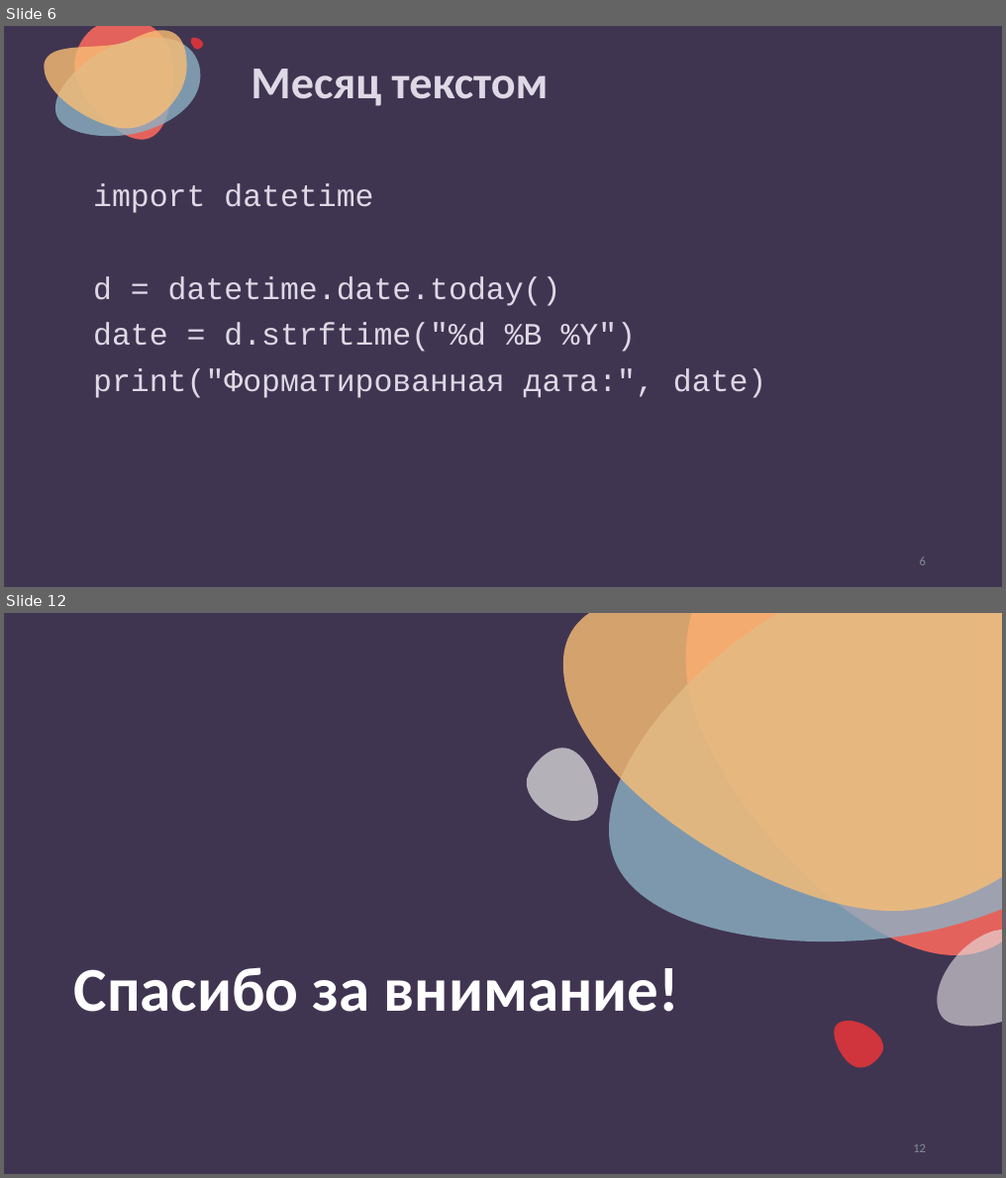
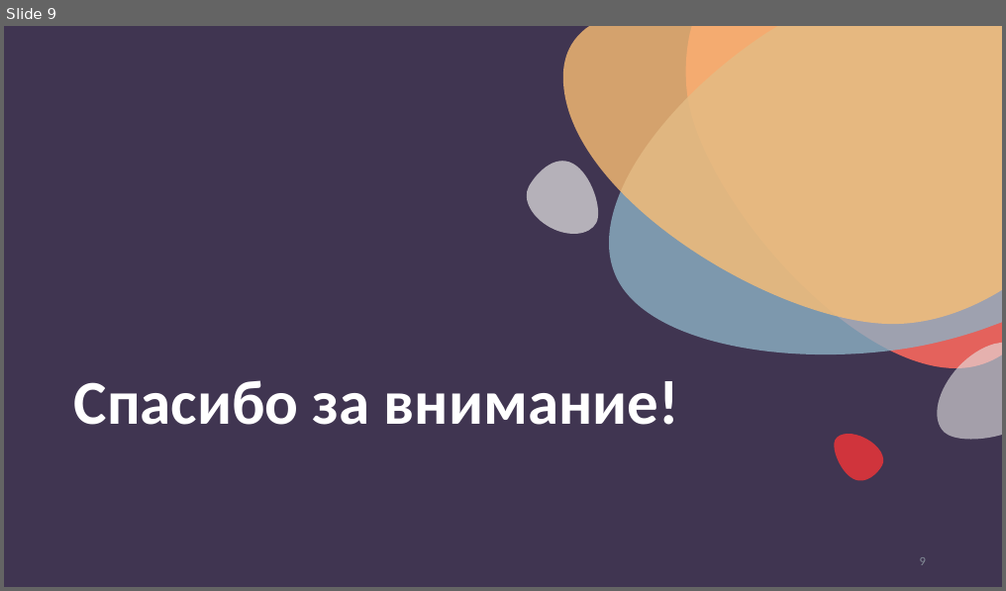
Before and after one commit to nesrv/python-for-odin.study, a slide deck: m4-1-Работа-с-датой-и-временем/Работа+с+датой+и+временем.pptx. Shown one above the other, each under a label of ours: slides 6 and 12 before the commit, slide 9 after it; the slides between them are not shown. The pictures are 1006x1178 and 1006x591 pixels, drawn with LibreOffice and Linux fonts; fonts in the diff are those of the drawing. Boxes give left, top, right and bottom in pixels: in the first picture for what was removed or moved away, otherwise in the second. Text is boxed around its words. In the diff, an @@ line names an element or a change of style, - is before the commit and + after.

```diff
--- a/m4-1-Работа-с-датой-и-временем/Работа+с+датой+и+временем.pptx
+++ b/m4-1-Работа-с-датой-и-временем/Работа+с+датой+и+временем.pptx
@@ slide 6 removed at (x1=4, y1=26, x2=1002, y2=587), background #403551 @@
@@ freeform shape removed at (x1=44, y1=31, x2=187, y2=129) @@
@@ freeform shape removed at (x1=55, y1=37, x2=201, y2=136) @@
@@ freeform shape removed at (x1=74, y1=26, x2=172, y2=140) @@
@@ freeform shape removed at (x1=190, y1=37, x2=202, y2=49) @@
@@ title removed at (x1=251, y1=69, x2=548, y2=106) @@
-Месяц текстом
@@ freeform shape removed at (x1=76, y1=141, x2=94, y2=159) @@
@@ text removed at (x1=93, y1=184, x2=766, y2=398) @@
-import datetime
-d = datetime.date.today()
-date = d.strftime("%d %B %Y")
-print("Форматированная дата:", date)
@@ page number removed at (x1=920, y1=558, x2=926, y2=566) @@
-6
@@ what was slide 12 is now slide 9 @@
@@ page number at (x1=920, y1=558, x2=926, y2=566): text changed @@
-12
+9
```
Also in this commit, not shown: 1 slide changed, 7 slides added, 9 other slides removed, 23 other files.
